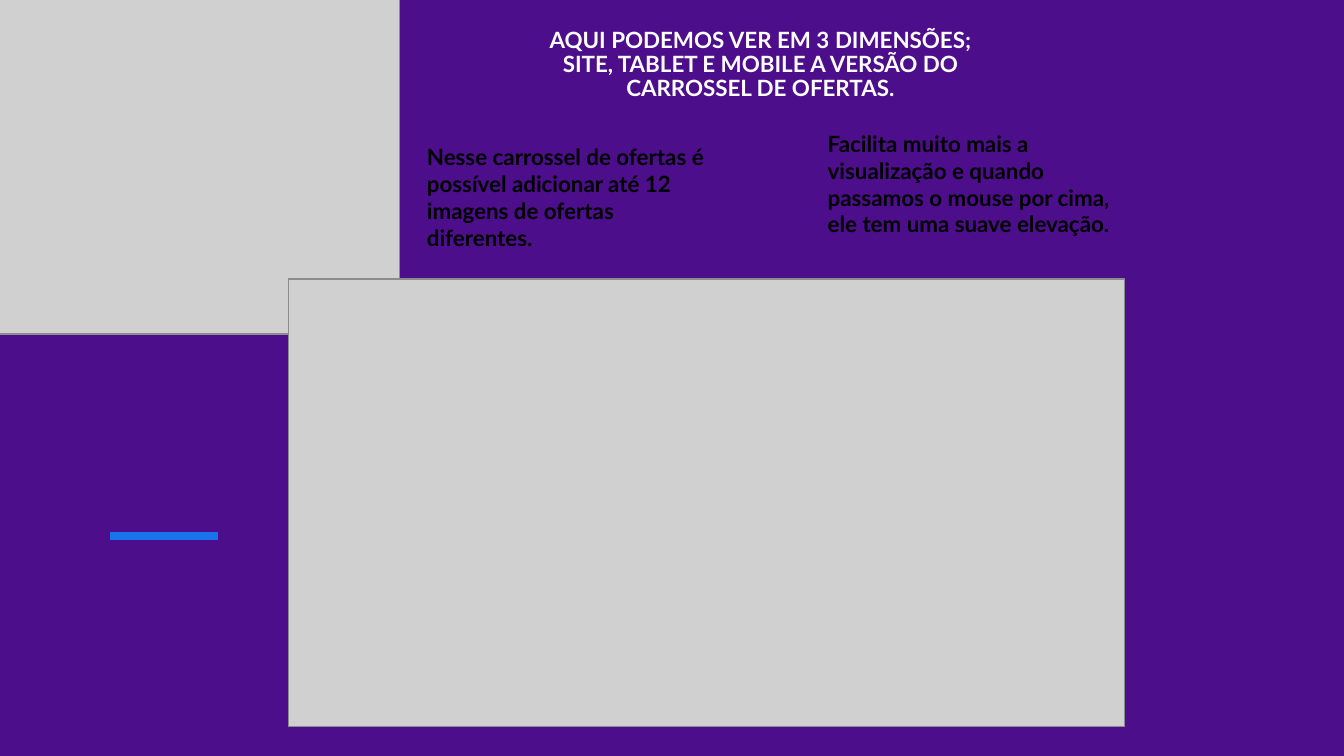
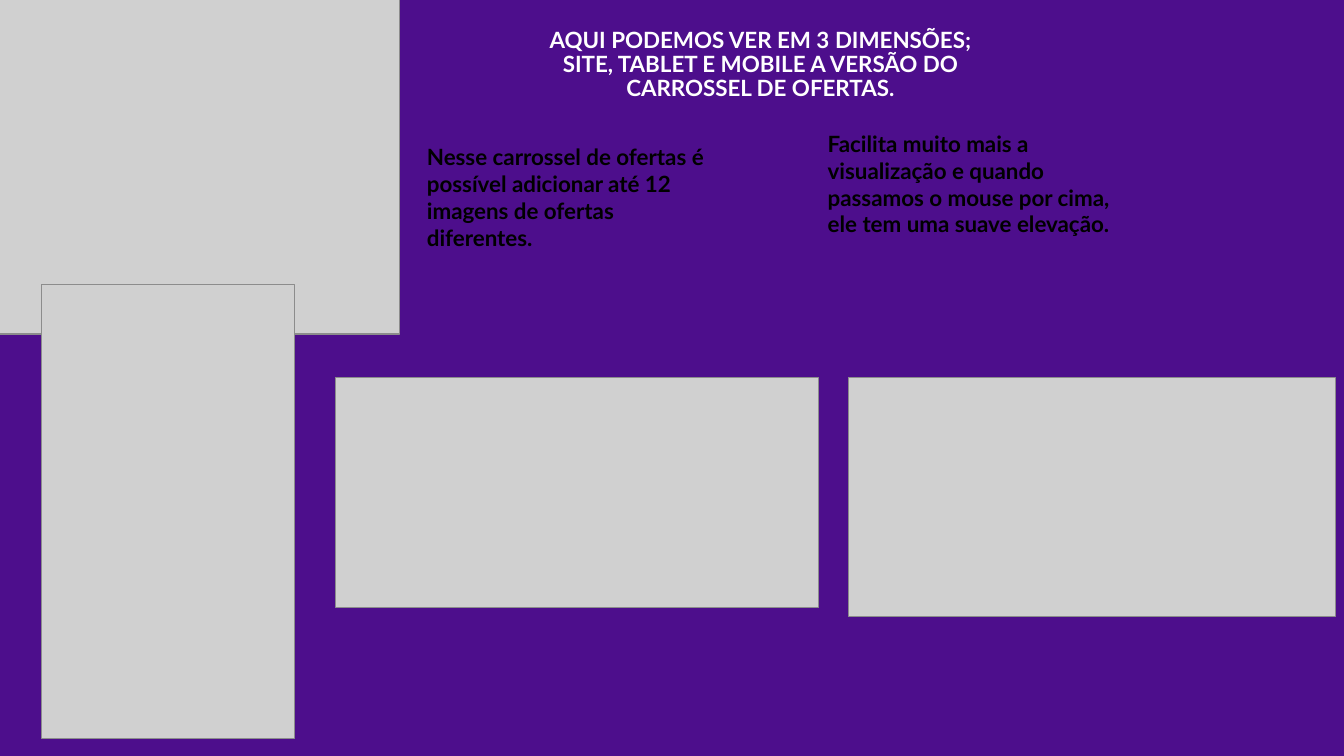
Before and after one commit to KmylaSales/SitegoGames, a slide deck: slide 6 of ApresentacaogoGamesSite.pptx. Drawn at 1344x756 pixels with LibreOffice and Linux fonts; fonts in the diff are those of the drawing; grey boxes stand for pictures. Boxes give left, top, right and bottom in pixels: in the first picture for what was removed or moved away, otherwise in the second. Text is boxed around its words. In the diff, an @@ line names an element or a change of style, - is before the commit and + after.

```diff
--- a/ApresentacaogoGamesSite.pptx
+++ b/ApresentacaogoGamesSite.pptx
@@ picture added at [41, 284, 294, 738] @@
@@ picture removed at [288, 279, 1125, 727] @@
@@ picture added at [336, 377, 819, 607] @@
@@ picture added at [849, 377, 1336, 617] @@
@@ line removed from (110, 536) to (218, 536) @@
```
Also in this commit, not shown: 7 other slides changed.
